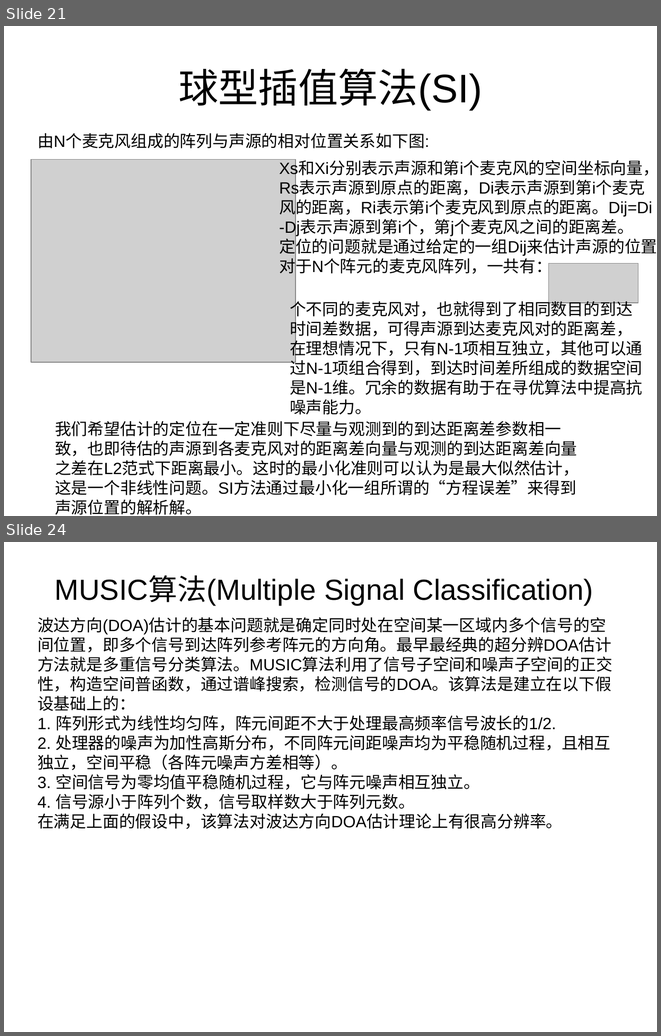
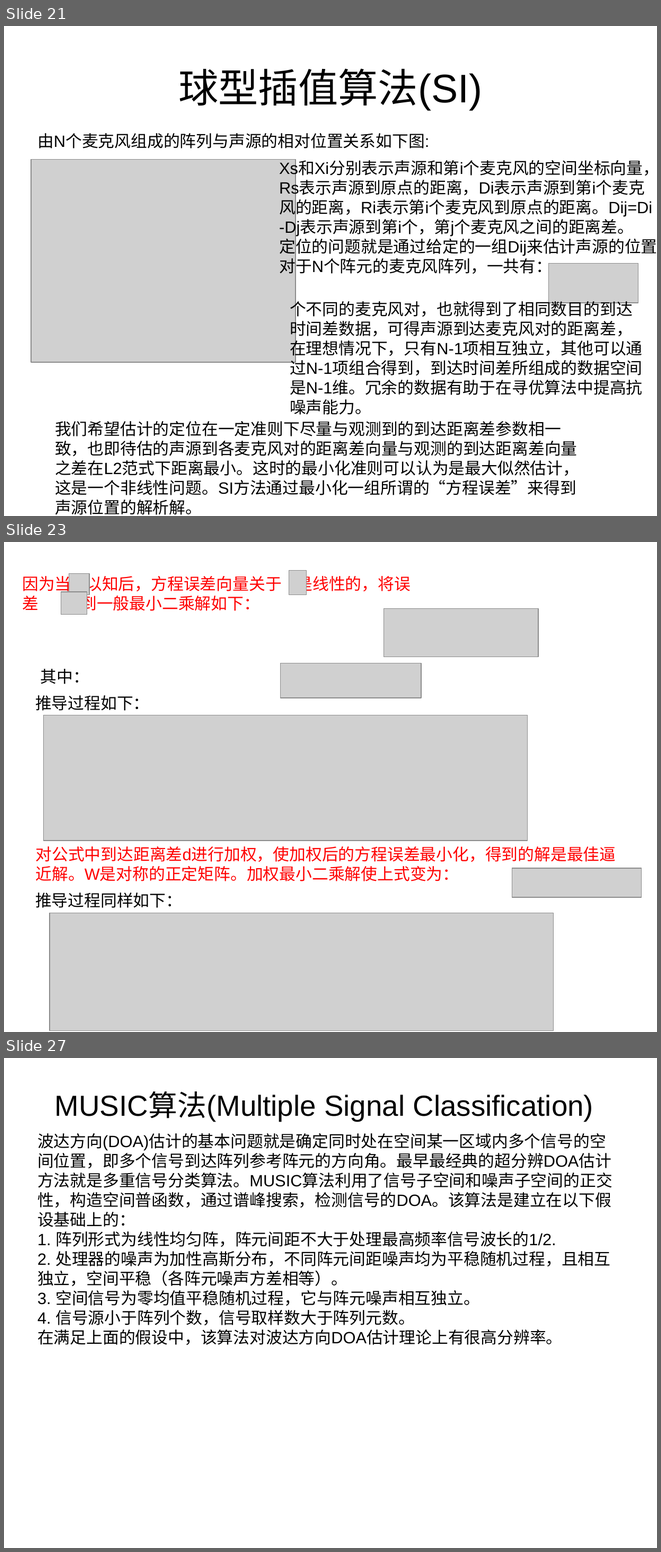
Before and after one commit to hangxiu/machine-Learning, a slide deck: tensorflow_Learning_practice/DOA基础.ppt. Shown one above the other, each under a label of ours: slides 21 and 24 before the commit, slides 21, 23 and 27 after it; the slides between them are not shown. The pictures are 661x1036 and 661x1552 pixels, drawn with LibreOffice and Linux fonts; fonts in the diff are those of the drawing; grey boxes stand for pictures. Boxes give left, top, right and bottom in pixels: in the first picture for what was removed or moved away, otherwise in the second. Text is boxed around its words. In the diff, an @@ line names an element or a change of style, - is before the commit and + after.

```diff
--- a/tensorflow_Learning_practice/DOA基础.ppt
+++ b/tensorflow_Learning_practice/DOA基础.ppt
@@ slide 23 added at (4,542,657,1032), background #FFFFFF @@
@@ text added at (22,573,411,614), 18 pt, text #FF0000 @@
+因为当 以知后，方程误差向量关于 是线性的，将误差 得到一般最小二乘解如下：
@@ picture added at (69,573,89,594) @@
@@ picture added at (289,570,306,595) @@
@@ picture added at (61,592,87,614) @@
@@ picture added at (384,609,538,657) @@
@@ text added at (41,669,89,684), 18 pt, text #000000 @@
+其中：
@@ picture added at (280,663,421,698) @@
@@ text added at (35,695,150,711), 18 pt, text #000000 @@
+推导过程如下：
@@ picture added at (44,715,528,840) @@
@@ text added at (35,846,616,881), 18 pt, text #FF0000 @@
+对公式中到达距离差d进行加权，使加权后的方程误差最小化，得到的解是最佳逼近解。W是对称的正定矩阵。加权最小二乘解使上式变为：
@@ picture added at (512,868,641,897) @@
@@ text added at (35,892,182,908), 18 pt, text #000000 @@
+推导过程同样如下：
@@ picture added at (50,913,553,1031) @@
@@ what was slide 24 is now slide 27 @@
```
Also in this commit, not shown: 2 slides changed, 3 other slides added, 1 slide removed.
